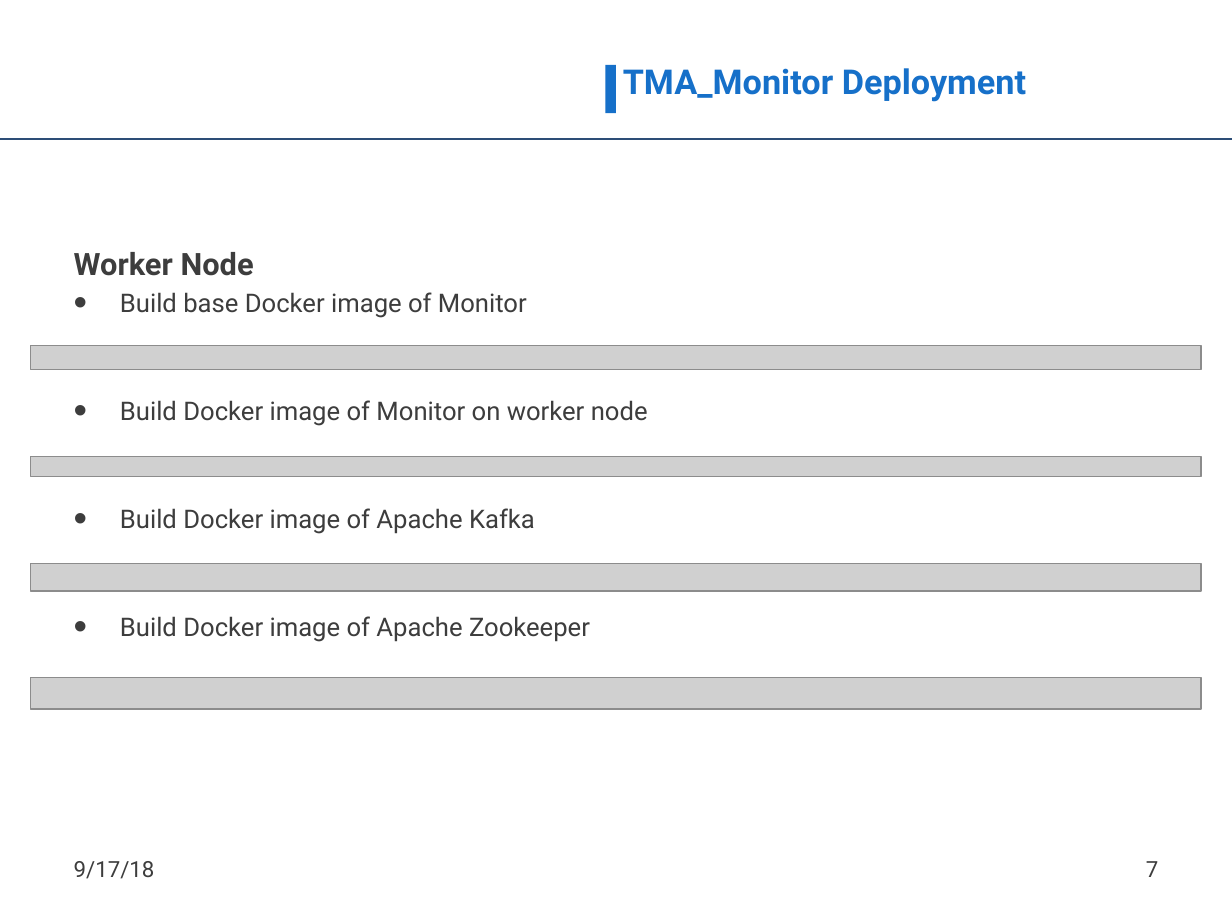
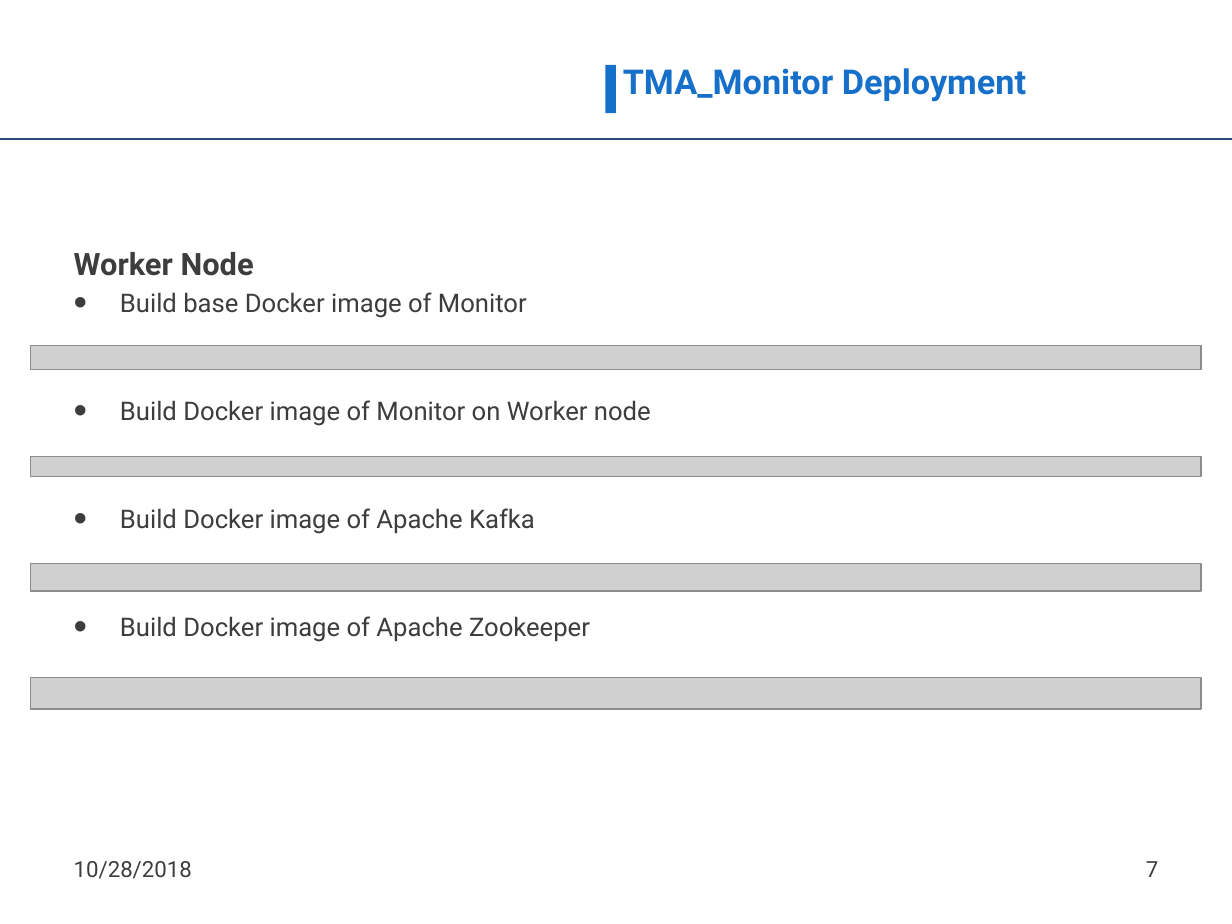
Before and after one commit to nmsa/tma-framework, a slide deck: slide 7 of documents/ATMOSPHERE_TMA_Framework_usage.pptx. Drawn at 1232x924 pixels with LibreOffice and Linux fonts; fonts in the diff are those of the drawing; grey boxes stand for pictures; background and template pictures are left out. Boxes give left, top, right and bottom in pixels: in the first picture for what was removed or moved away, otherwise in the second. Text is boxed around its words. In the diff, an @@ line names an element or a change of style, - is before the commit and + after.

```diff
--- a/documents/ATMOSPHERE_TMA_Framework_usage.pptx
+++ b/documents/ATMOSPHERE_TMA_Framework_usage.pptx
@@ text at box(120, 400, 651, 426): text changed @@
-• Build Docker image of Monitor on worker node
+• Build Docker image of Monitor on Worker node
@@ text at box(74, 861, 192, 879): text changed @@
-9/17/18
+10/28/2018
```
Also in this commit, not shown: 31 other slides changed, 1 slide removed.
